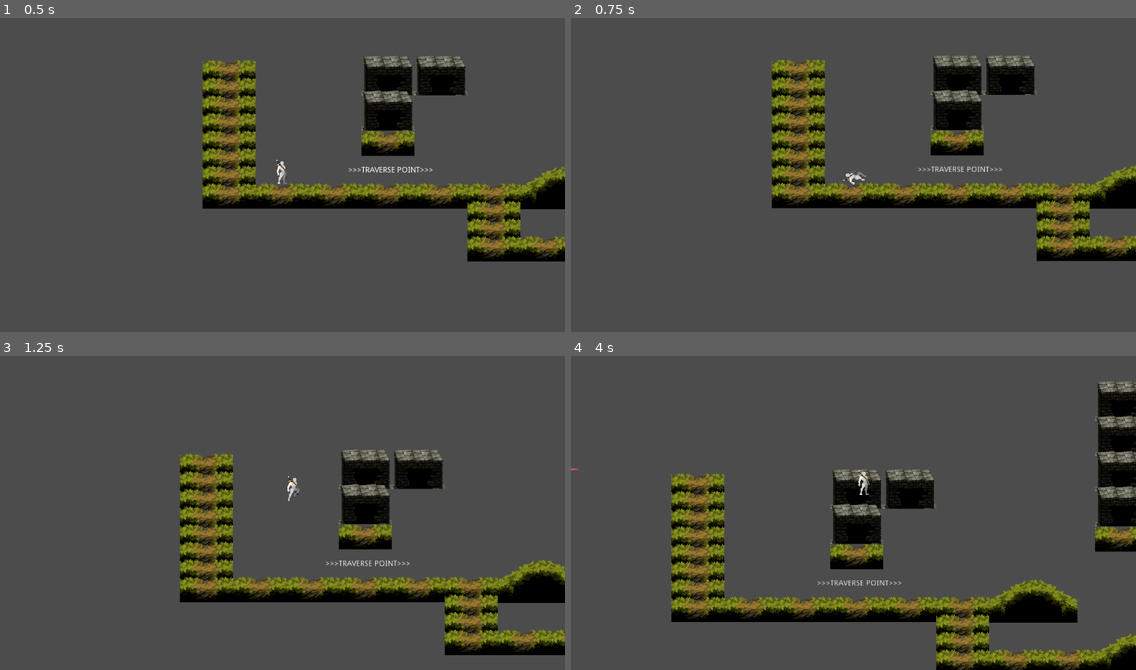
Above: before the commit, frames 1-4 (two rows, left to right).
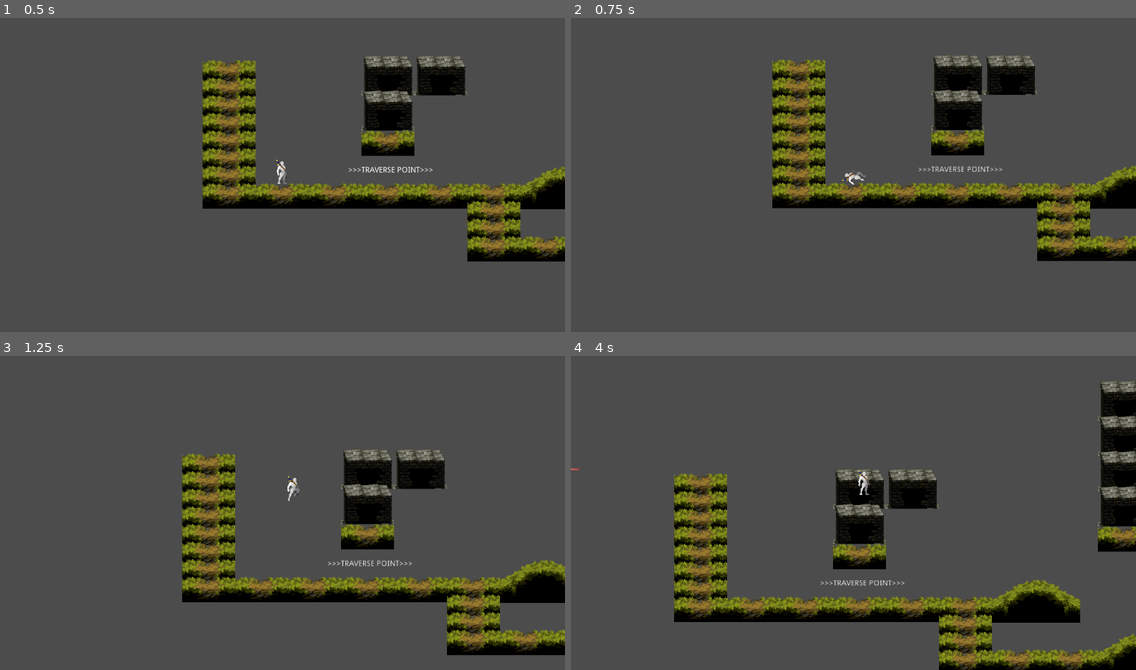
Above: after the commit, the same moments.

Repository: MPLekter/ToT---Player-Actions
Game: Godot game, scene res://Scenes/TestScene.tscn
The game is run twice, just before and just after one commit, with the same random seed, the same clock (stepped at 60 frames per second) and the same inputs.
Inputs:
- Up to frame 1 (0.5 s): no input
- Up to frame 2 (0.75 s): hold Right (player_right) from 0.53 s (still down); hold A (player_crouch) from 0.53 s (still down)
- Up to frame 3 (1.25 s): keep holding Right (player_right); keep holding A (player_crouch); tap Space (player_jump) at 0.77 s
- Up to frame 4 (4 s): release A (player_crouch) at 1.28 s; tap A (player_crouch) at 1.35, 2.3, 2.85 s; tap Space (player_jump) at 1.52, 3.02, 3.77 s; release Right (player_right) at 2.03 s; hold Left (player_left) 2.03-2.78 s; hold Shift (player_shoot) 2.03-2.78 s; hold Right (player_right) from 2.78 s (still down); hold A (player_crouch) from 3.53 s (still down)

Frame 1 is identical in both runs. In frame 2, 1.9% of the frame differs, in the area x 35-100%, y 11-78%; in frame 3, 5.8%; in frame 4, 8.0%, in the area x 1-100%, y 8-100%.

Commit message:
Update movement to change states faster

Diff:
--- a/Scripts/PlayerMovement_2D platformer.gd
+++ b/Scripts/PlayerMovement_2D platformer.gd
@@ -29,8 +29,8 @@
 #movement related
 export var maxSpeed := 100
 export var accelerationForce := 20
-export var slowingFactor_sliding := 0.025
-export var slowingFactor_running := 0.050
+export var slowingFactor_sliding := 0.030
+export var slowingFactor_running := 1.000
 
 var motion := Vector2()
 var direction := Vector2()
@@ -179,13 +179,11 @@
 func playerStandUp():
 	$SlidingCollisionShape.set_disabled(true)
 	$StandingCollisionShape.set_disabled(false)
-	#rotateSprite("standing") not needed anymore
 
 
 func playerSlide():
 	$SlidingCollisionShape.set_disabled(false)
 	$StandingCollisionShape.set_disabled(true)
-	#rotateSprite("sliding")not needed anymore
 
 func superjumpLogic():
 	if Input.is_action_just_released("player_superjump_toggle"):
@@ -211,6 +209,8 @@
 
 func slowingLogic(slowingFactor):
 	#slow down gradually
+	var currentMotionX = motion.x
+	var idleTreshold
 	motion.x = lerp(motion.x, 0, slowingFactor)
 	isSlowing = false
 	playerStandUp()
